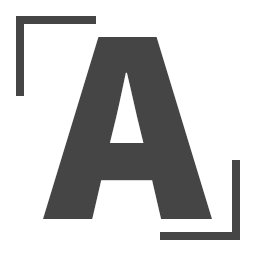
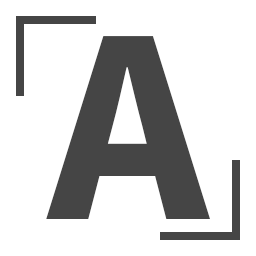
Comparing the layer stacks of the two w=256, h=256 images. Changes:
painted on "A" over (x1=43, y1=36, x2=212, y2=219)
